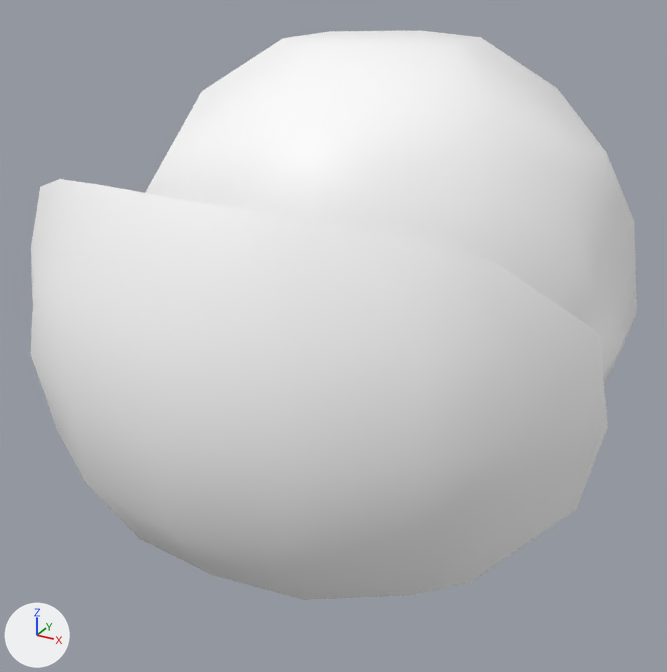
Two versions of the FBX model Assets/Art/Models/Gloves/Sci-Fi Glove 2.fbx, one commit apart.
Rendered twice from a 50 mm lens placed at (0.1288, -0.2648, 0.1095), pointed at (-0.0027, -0.0258, -0.01). The lights are fixed; the arrows at lower left show +X, +Y and +Z. Where no turn or scale is listed for an object, it has been applied to the vertices. Vertices at the same position are counted once.

The scene before the commit, as lines of its bpy script (objects in view):
```python
me_mesh = bpy.data.meshes.new('Mesh')
me_mesh.from_pydata(...)  # 121 vertices, 188 faces; spans x -0.092..0.092, y -0.118..0.081, z -0.08..0.08
me_mesh.materials.append(mat_lambert1)  # white #ffffff
ob_sci_fi_glove = bpy.data.objects.new('Sci_Fi_Glove', me_mesh)
ob_sci_fi_glove.location = (0.0, 0.0, -0.0001)
```
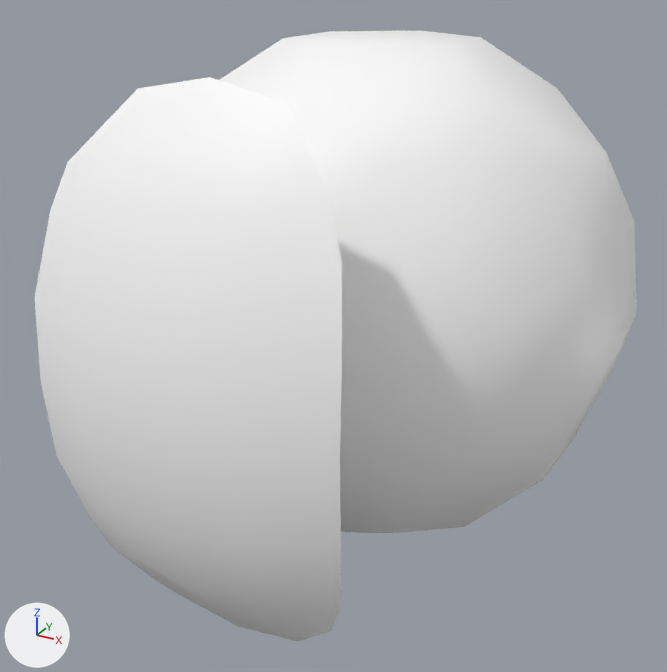
Where the newer file only moved an object's origin or applied its transform, the numbers keep the older frame.

What differs and where, as boxes [x1, y1, x2, y2] in the pictures (667 x 672 px; the box of a moved part takes in the faces that stretch with it):
'Sci_Fi_Glove', reshaped (7% taller): before [30, 30, 637, 600]; after [35, 30, 637, 641]
part 1 of me_mesh, moved or reshaped: before [30, 179, 608, 600]; after [35, 77, 342, 641]

Edits to the bpy script that builds the scene:
```text
Change me_mesh:
    where me_mesh.from_pydata(...)  # 121 vertices, 188 faces; spans x -0.092..0.092, y -0.118..0.081, z -0.08..0.08
    used by ob_sci_fi_glove; location = (0.0, 0.0, -0.0001)
    me_mesh part 1: the loose piece of 41 vertices spanning x -0.092..0.092, y -0.118..-0.062, z -0.053..0.053 is multiplied about its middle by the matrix ((0.0, 0.0, -0.854), (0.0, 0.544, 0.0), (0.854, 0.0, 0.0)), then moved by (0.0, -0.014, 0.0)
```
